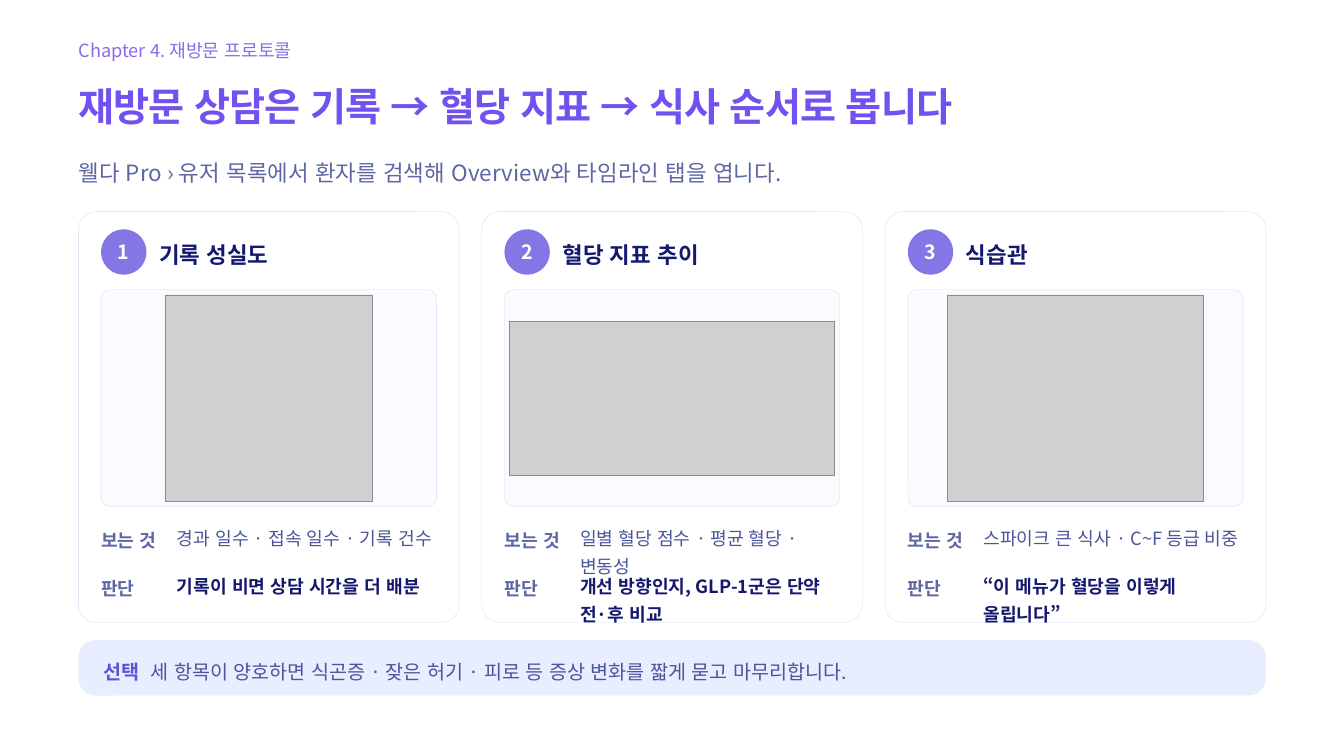
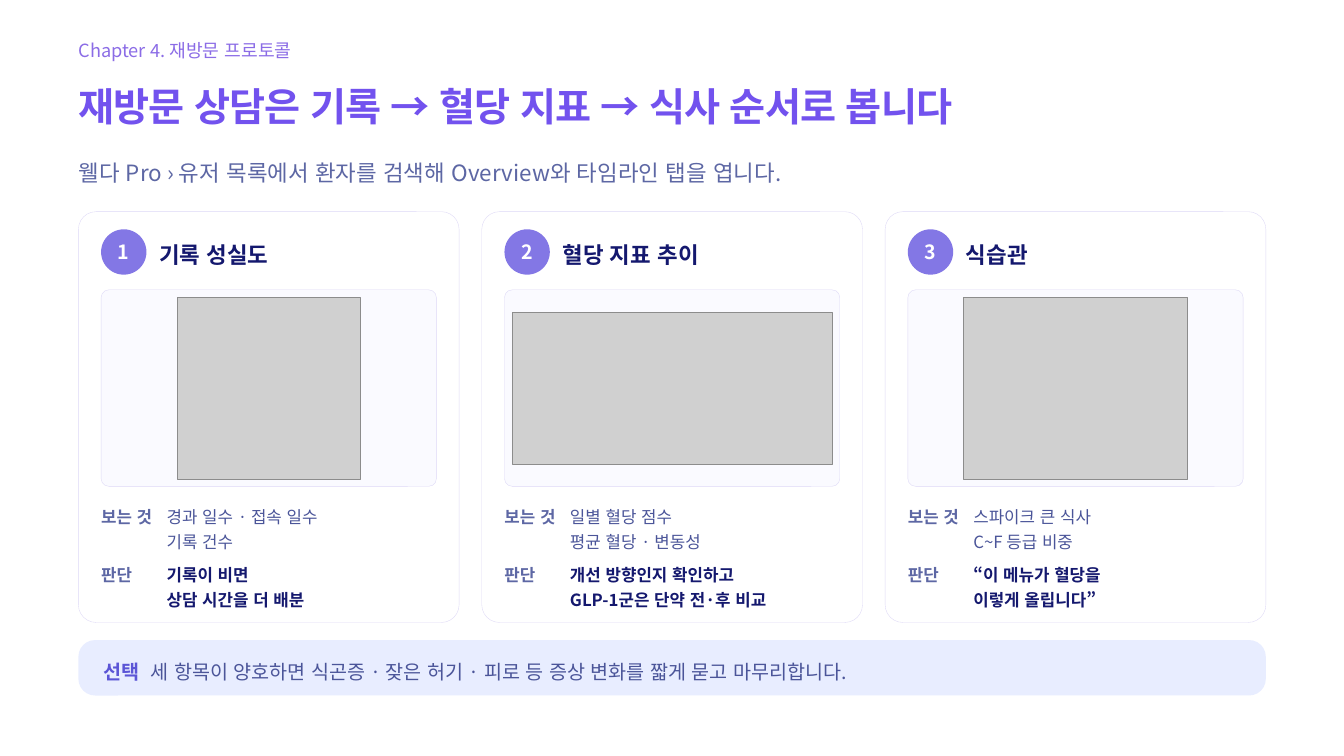
Before and after one commit to xxyuybxx-ctrl/welda-onboarding, a slide deck: slide 33 of files/웰다_교육자료_261014_B안.pptx. Drawn at 1344x756 pixels with LibreOffice and Linux fonts; fonts in the diff are those of the drawing; grey boxes stand for pictures. Boxes give left, top, right and bottom in pixels: in the first picture for what was removed or moved away, otherwise in the second. Text is boxed around its words. In the diff, an @@ line names an element or a change of style, - is before the commit and + after.

```diff
--- a/files/웰다_교육자료_261014_B안.pptx
+++ b/files/웰다_교육자료_261014_B안.pptx
@@ rounded rectangle: place and size @@
-rounded rectangle at bbox=[101, 290, 436, 506]
+rounded rectangle at bbox=[101, 290, 436, 486]
@@ picture: place and size @@
-picture at bbox=[165, 295, 372, 501]
+picture at bbox=[177, 297, 360, 479]
@@ rounded rectangle: place and size @@
-rounded rectangle at bbox=[504, 290, 840, 506]
+rounded rectangle at bbox=[504, 290, 840, 486]
@@ rounded rectangle: place and size @@
-rounded rectangle at bbox=[908, 290, 1243, 506]
+rounded rectangle at bbox=[908, 290, 1243, 486]
@@ picture: place and size @@
-picture at bbox=[947, 295, 1203, 501]
+picture at bbox=[963, 297, 1187, 479]
@@ picture: place and size @@
-picture at bbox=[509, 321, 835, 475]
+picture at bbox=[512, 312, 832, 464]
@@ size 26 to 24 pt; line spacing 1.35 to 1.25 in 6 elements at bbox=[504, 567, 535, 582], bbox=[908, 567, 939, 582], bbox=[101, 567, 132, 582], bbox=[504, 509, 555, 525], bbox=[908, 509, 958, 525], bbox=[101, 509, 152, 525] @@
@@ text "보는 것": place and size @@
-text "보는 것" at bbox=[101, 532, 157, 549]
+text "보는 것" at bbox=[101, 509, 152, 525]
@@ text at bbox=[167, 509, 318, 550]: text changed; size 26 to 24 pt @@
-경과 일수 · 접속 일수 · 기록 건수
+경과 일수 · 접속 일수
+기록 건수
@@ text "보는 것": place and size @@
-text "보는 것" at bbox=[504, 532, 560, 549]
+text "보는 것" at bbox=[504, 509, 555, 525]
@@ text at bbox=[570, 509, 700, 550]: text changed; size 26 to 24 pt @@
-일별 혈당 점수 · 평균 혈당 · 변동성
+일별 혈당 점수
+평균 혈당 · 변동성
@@ text "보는 것": place and size @@
-text "보는 것" at bbox=[908, 532, 963, 549]
+text "보는 것" at bbox=[908, 509, 958, 525]
@@ text at bbox=[973, 509, 1091, 550]: text changed; size 26 to 24 pt @@
-스파이크 큰 식사 · C~F 등급 비중
+스파이크 큰 식사
+C~F 등급 비중
@@ text "판단": place and size @@
-text "판단" at bbox=[101, 580, 134, 597]
+text "판단" at bbox=[101, 567, 132, 582]
@@ text "기록이 비면 상담 시간을 더 ..." at bbox=[167, 567, 304, 608]: size 26 to 24 pt; line spacing 1.3 to 1.25 @@
@@ text "기록이 비면 상담 시간을 더 ...": place and size @@
-text "기록이 비면 상담 시간을 더 ..." at bbox=[177, 577, 419, 595]
+text "기록이 비면 상담 시간을 더 ..." at bbox=[167, 567, 304, 608]
@@ text "판단": place and size @@
-text "판단" at bbox=[504, 580, 537, 597]
+text "판단" at bbox=[504, 567, 535, 582]
@@ text at bbox=[570, 566, 766, 608]: text changed; size 26 to 24 pt @@
-개선 방향인지, GLP-1군은 단약 전·후 비교
+개선 방향인지 확인하고
+GLP-1군은 단약 전·후 비교
@@ text "판단": place and size @@
-text "판단" at bbox=[908, 580, 941, 597]
+text "판단" at bbox=[908, 567, 939, 582]
@@ text "“이 메뉴가 혈당을 이렇게 올립니다”": place and size @@
-text "“이 메뉴가 혈당을 이렇게 올립니다”" at bbox=[983, 577, 1176, 623]
+text "“이 메뉴가 혈당을 이렇게 올립니다”" at bbox=[973, 566, 1100, 608]
@@ text "“이 메뉴가 혈당을 이렇게 올립니다”" at bbox=[973, 566, 1100, 608]: size 26 to 24 pt; line spacing 1.3 to 1.25 @@
```
Also in this commit, not shown: 5 other files.
